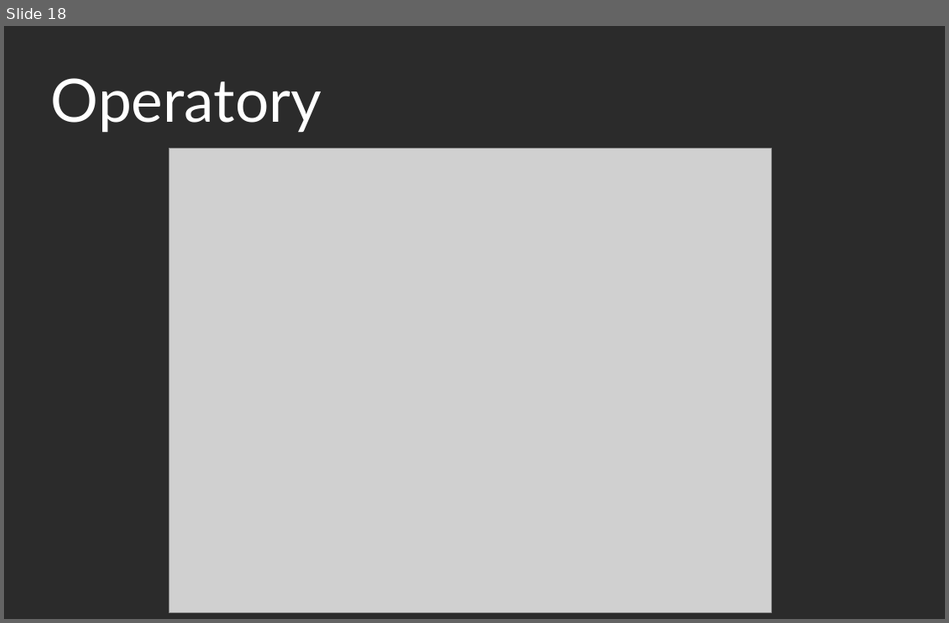
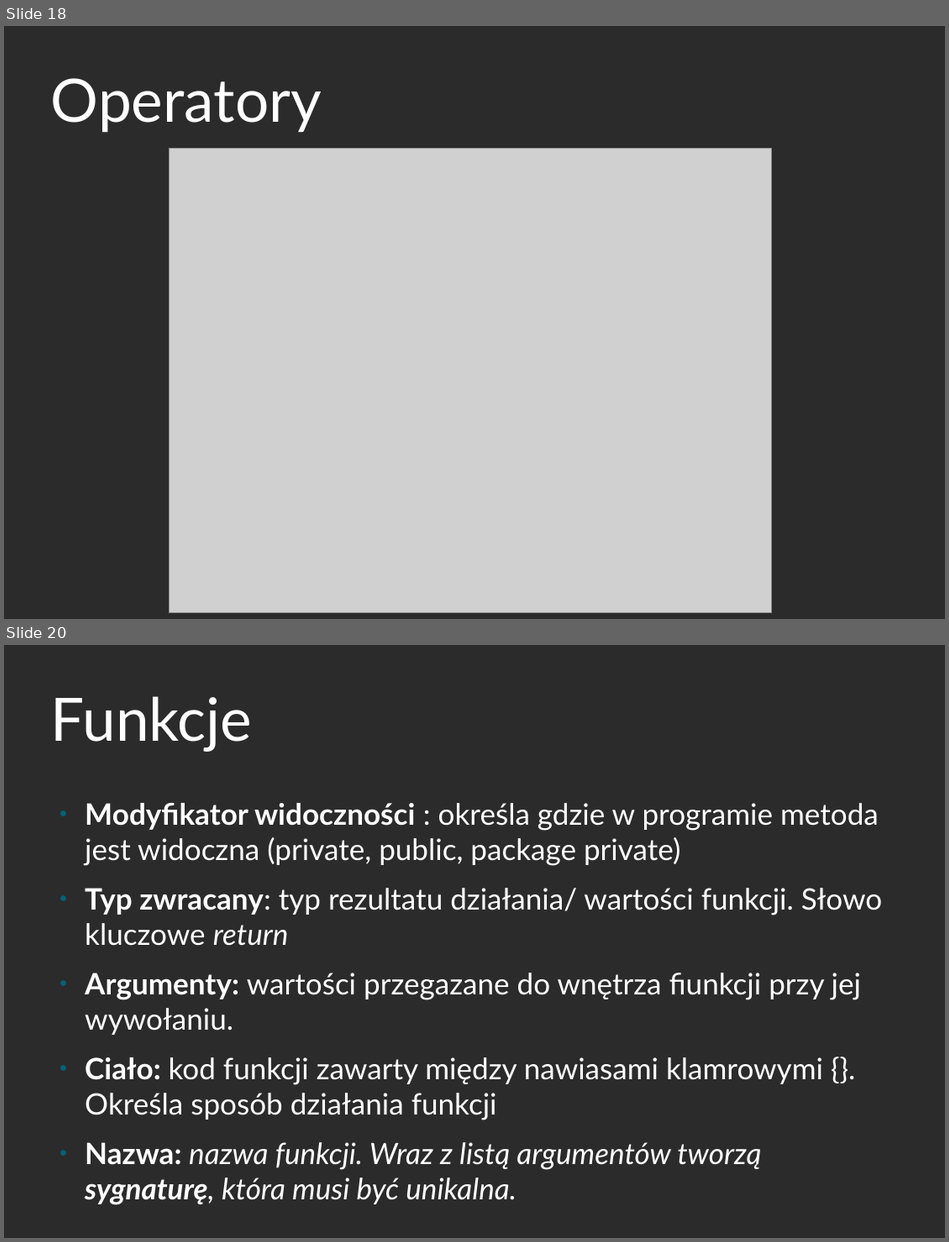
Before and after one commit to mdzidko/java-kurs, a slide deck: prezentacje/java_1.odp. Shown one above the other, each under a label of ours: slide 18 before the commit, slides 18 and 20 after it; the slides between them are not shown. The pictures are 949x623 and 949x1242 pixels, drawn with LibreOffice and Linux fonts; fonts in the diff are those of the drawing; grey boxes stand for pictures; background and template pictures are left out; a plain dark background stands for a picture behind light text. Boxes give left, top, right and bottom in pixels: in the first picture for what was removed or moved away, otherwise in the second. Text is boxed around its words. In the diff, an @@ line names an element or a change of style, - is before the commit and + after.

```diff
--- a/prezentacje/java_1.odp
+++ b/prezentacje/java_1.odp
@@ slide 20 added at (x1=4, y1=645, x2=945, y2=1238), background picture (left out) @@
@@ title added at (x1=51, y1=696, x2=253, y2=752), 60 pt, text #FFFFFF @@
+Funkcje
@@ text added at (x1=85, y1=803, x2=882, y2=1205), 29.6 pt, text #FFFFFF @@
+● Modyfikator widoczności : określa gdzie w programie metoda jest widoczna (private, public, package private)
+● Typ zwracany: typ rezultatu działania/ wartości funkcji. Słowo kluczowe return
+● Argumenty: wartości przegazane do wnętrza fiunkcji przy jej wywołaniu.
+● Ciało: kod funkcji zawarty między nawiasami klamrowymi {}. Określa sposób działania funkcji
+● Nazwa: nazwa funkcji. Wraz z listą argumentów tworzą sygnaturę, która musi być unikalna.
```
Also in this commit, not shown: 3 slides changed, 3 other slides added, 6 slides removed, 2 other files.
